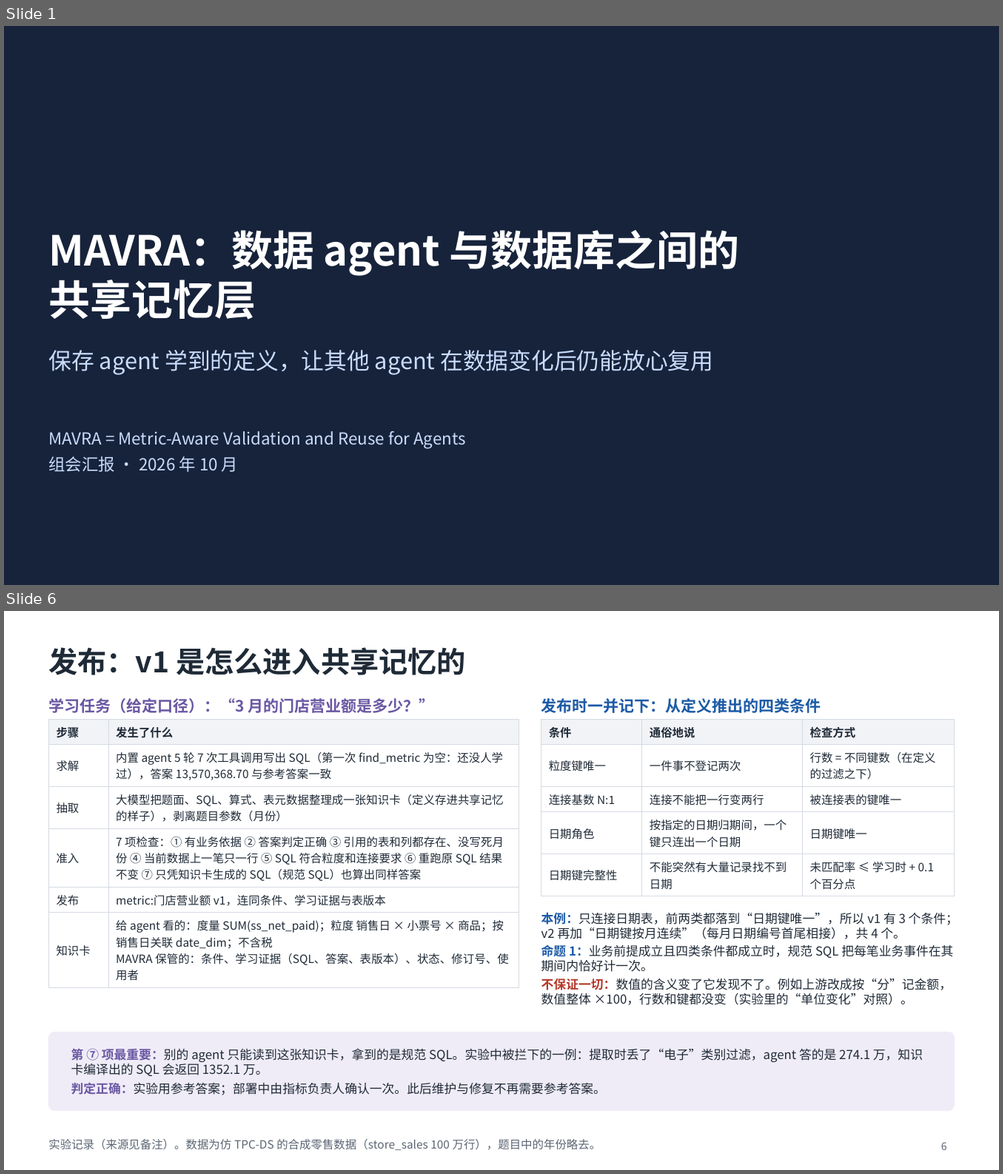
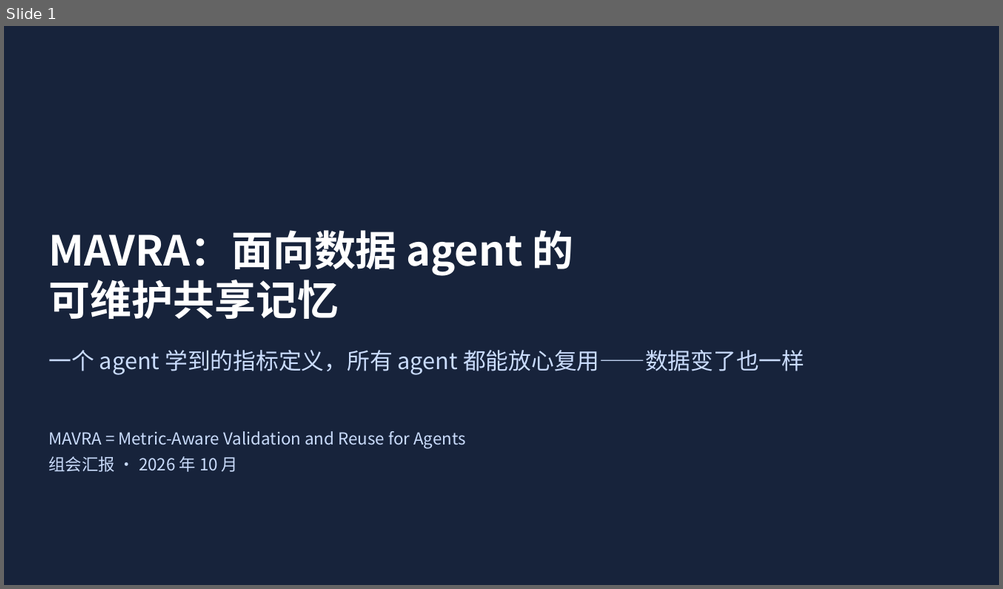
Before and after one commit to mmmttt000045/agent4db-adapter, a slide deck: docs/mavra-system.pptx. Shown one above the other, each under a label of ours: slides 1 and 6 before the commit, slide 1 after it; the slides between them are not shown. The pictures are 1003x1174 and 1003x589 pixels, drawn with LibreOffice and Linux fonts; fonts in the diff are those of the drawing. Boxes give left, top, right and bottom in pixels: in the first picture for what was removed or moved away, otherwise in the second. Text is boxed around its words. In the diff, an @@ line names an element or a change of style, - is before the commit and + after.

```diff
--- a/docs/mavra-system.pptx
+++ b/docs/mavra-system.pptx
@@ slide 6 removed at [4,611,999,1170], background #FFFFFF @@
@@ title removed at [48,647,465,675] @@
-发布：v1 是怎么进入共享记忆的
@@ text removed at [48,698,435,713] @@
-学习任务（给定口径）：“3 月的门店营业额是多少？”
@@ text removed at [541,698,821,713] @@
-发布时一并记下：从定义推出的四类条件
@@ table removed at [48,719,519,983], 6 rows, 2 columns @@
-步骤 | 发生了什么
-求解 | 内置 agent 5 轮 7 次工具调用写出 SQL（第一次 find_metric 为空：还没人学过），答案 13,570,368.70 与参考答案一致
-抽取 | 大模型把题面、SQL、算式、表元数据整理成一张知识卡（定义存进共享记忆的样子），剥离题目参数（月份）
-准入 | 7 项检查：① 有业务依据 ② 答案判定正确 ③ 引用的表和列都存在、没写死月份 ④ 当前数据上一笔只一行 ⑤ SQL 符合粒度和连接要求 ⑥ 重跑原 SQL 结果不变 ⑦ 只凭知识卡生成的 SQL（规范 SQL）也算出同样答案
-发布 | metric:门店营业额 v1，连同条件、学习证据与表版本
-知识卡 | 给 agent 看的：度量 SUM(ss_net_paid)；粒度 销售日 × 小票号 × 商品；按销售日关联 date_dim；不含税 / MAVRA 保管的：条件、学习证据（SQL、答案、表版本）、状态、修订号、使用者
@@ table removed at [541,719,954,893], 5 rows, 3 columns @@
-条件 | 通俗地说 | 检查方式
-粒度键唯一 | 一件事不登记两次 | 行数 = 不同键数（在定义的过滤之下）
-连接基数 N:1 | 连接不能把一行变两行 | 被连接表的键唯一
-日期角色 | 按指定的日期归期间，一个键只连出一个日期 | 日期键唯一
-日期键完整性 | 不能突然有大量记录找不到日期 | 未匹配率 ≤ 学习时 + 0.1 个百分点
@@ text removed at [541,912,958,1005] @@
-本例：只连接日期表，前两类都落到“日期键唯一”，所以 v1 有 3 个条件；v2 再加“日期键按月连续”（每月日期编号首尾相接），共 4 个。
-命题 1：业务前提成立且四类条件都成立时，规范 SQL 把每笔业务事件在其期间内恰好计一次。
-不保证一切：数值的含义变了它发现不了。例如上游改成按“分”记金额，数值整体 ×100，行数和键都没变（实验里的“单位变化”对照）。
@@ rounded rectangle removed at [48,1033,954,1111] @@
@@ text removed at [71,1049,922,1096] @@
-第 ⑦ 项最重要：别的 agent 只能读到这张知识卡，拿到的是规范 SQL。实验中被拦下的一例：提取时丢了“电子”类别过滤，agent 答的是 274.1 万，知识卡编译出的 SQL 会返回 1352.1 万。
-判定正确：实验用参考答案；部署中由指标负责人确认一次。此后维护与修复不再需要参考答案。
@@ text removed at [48,1139,601,1150] @@
-实验记录（来源见备注）。数据为仿 TPC-DS 的合成零售数据（store_sales 100 万行），题目中的年份略去。
@@ page number removed at [941,1142,947,1150] @@
-6
@@ slide 1 changed as well @@
@@ title at [48,230,574,319]: text changed @@
-MAVRA：数据 agent 与数据库之间的
-共享记忆层
+MAVRA：面向数据 agent 的
+可维护共享记忆
@@ text at [48,350,804,375]: text changed @@
-保存 agent 学到的定义，让其他 agent 在数据变化后仍能放心复用
+一个 agent 学到的指标定义，所有 agent 都能放心复用——数据变了也一样
```
Also in this commit, not shown: 4 other slides changed, 3 slides added, 4 other slides removed, 23 other files.
